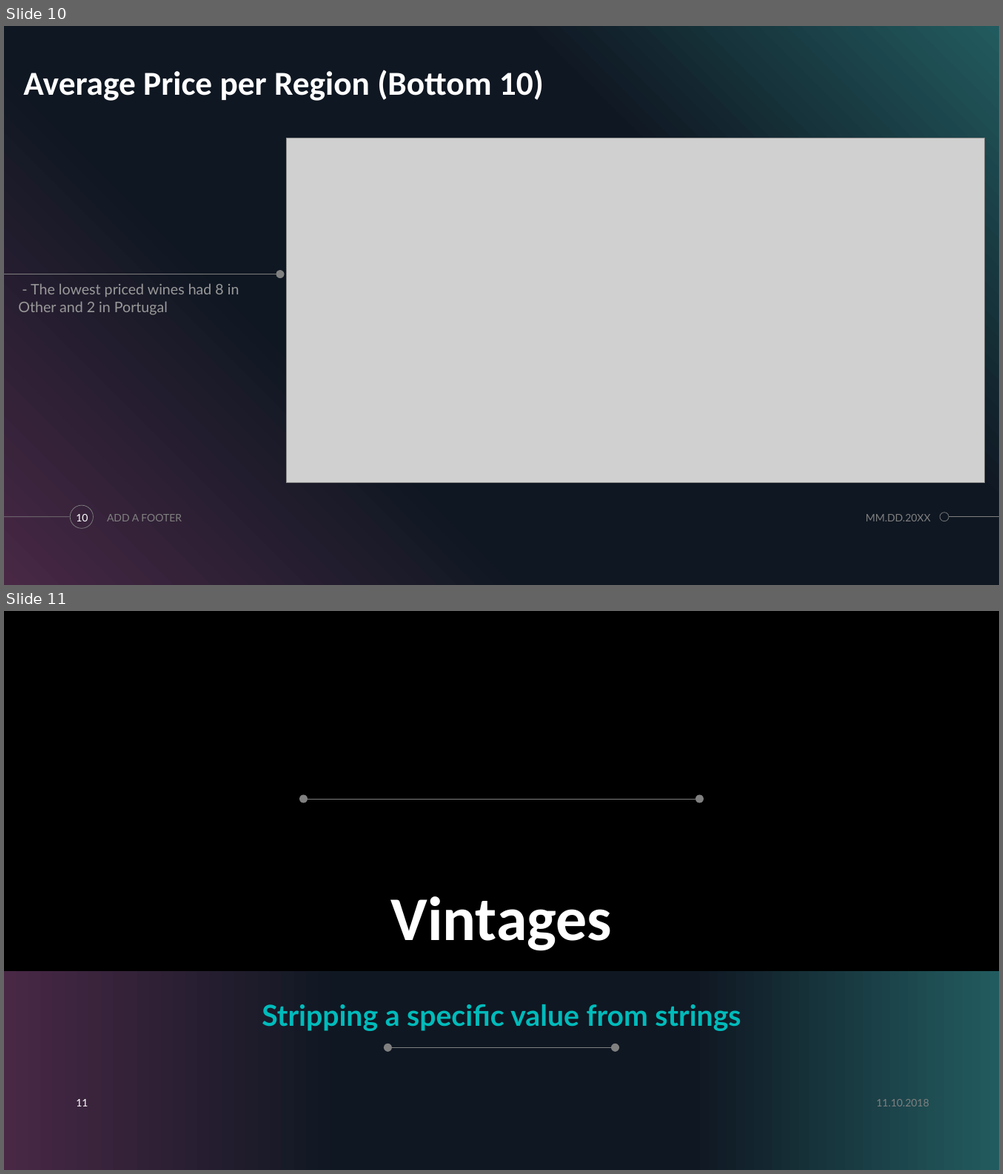
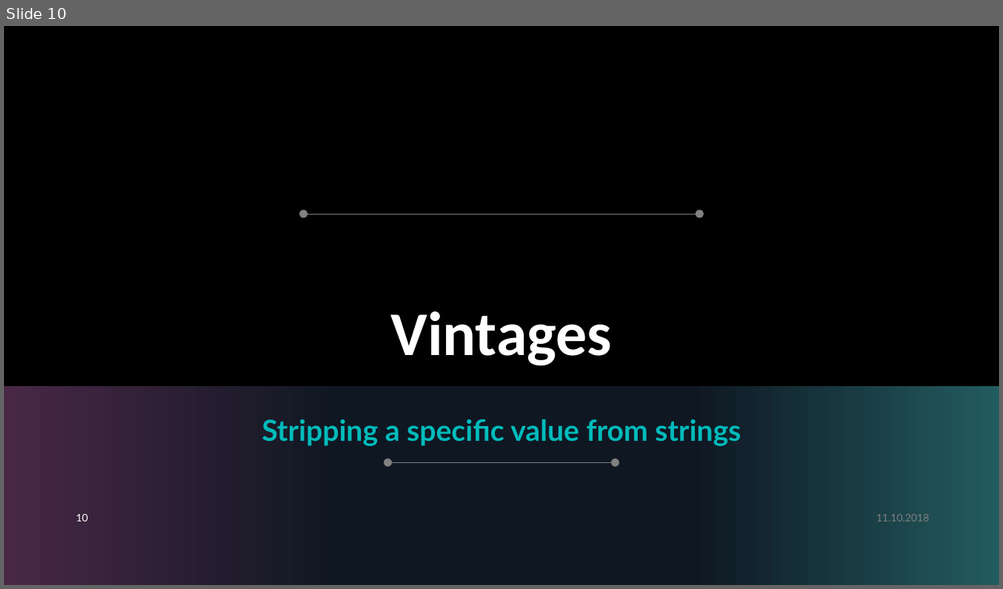
Before and after one commit to madengr00/PourTaste, a slide deck: Output/pourtaste_3.pptx. Shown one above the other, each under a label of ours: slides 10 and 11 before the commit, slide 10 after it. The pictures are 1003x1174 and 1003x589 pixels, drawn with LibreOffice and Linux fonts; fonts in the diff are those of the drawing; grey boxes stand for pictures; background and template pictures are left out. Boxes give left, top, right and bottom in pixels: in the first picture for what was removed or moved away, otherwise in the second. Text is boxed around its words. In the diff, an @@ line names an element or a change of style, - is before the commit and + after.

```diff
--- a/Output/pourtaste_3.pptx
+++ b/Output/pourtaste_3.pptx
@@ slide 10 removed at <box>4,26,999,585</box>, background #000000; not listed: 4 template elements that a slide beside it also shows @@
@@ rectangle removed at <box>4,26,999,585</box> @@
@@ title removed at <box>23,70,543,101</box> @@
-Average Price per Region (Bottom 10)
@@ picture removed at <box>286,138,984,483</box> @@
@@ line removed from (4, 275) to (280, 275) @@
@@ text removed at <box>18,284,239,315</box> @@
-- The lowest priced wines had 8 in Other and 2 in Portugal
@@ ellipse removed at <box>276,270,284,278</box> @@
@@ page number removed at <box>76,514,88,522</box> @@
-10
@@ text removed at <box>107,514,182,522</box> @@
-ADD A FOOTER
@@ text removed at <box>865,514,930,522</box> @@
-MM.DD.20XX
@@ what was slide 11 is now slide 10 @@
@@ page number at <box>76,514,88,522</box>: text changed @@
-11
+10
```
Also in this commit, not shown: 18 slides changed, 2 slides added, 2 other files.
